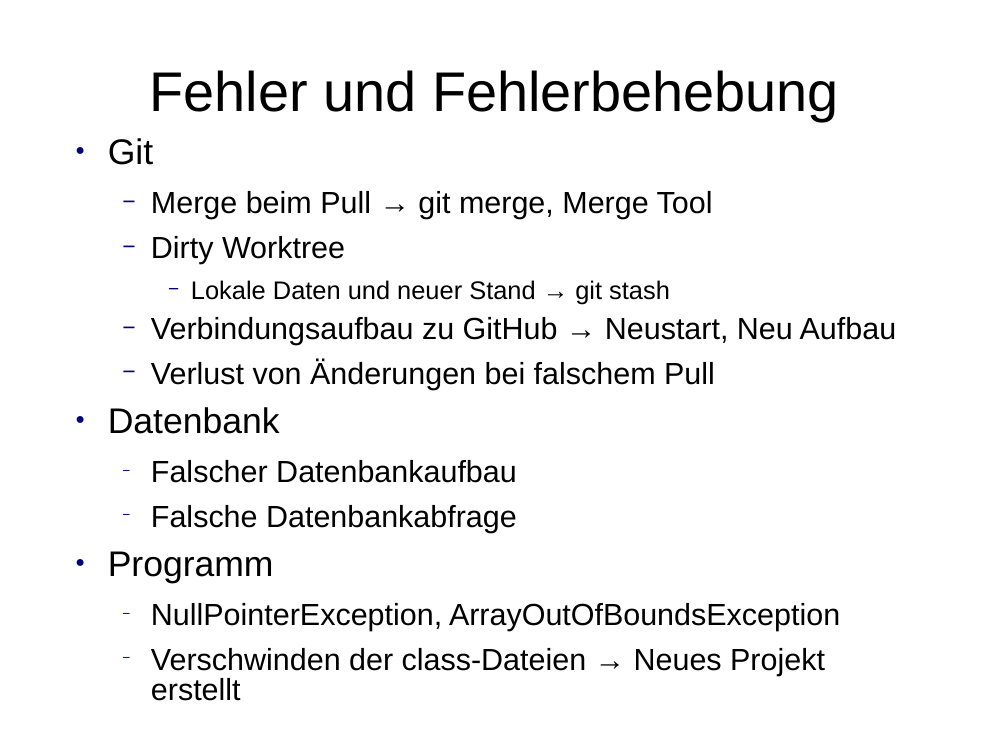
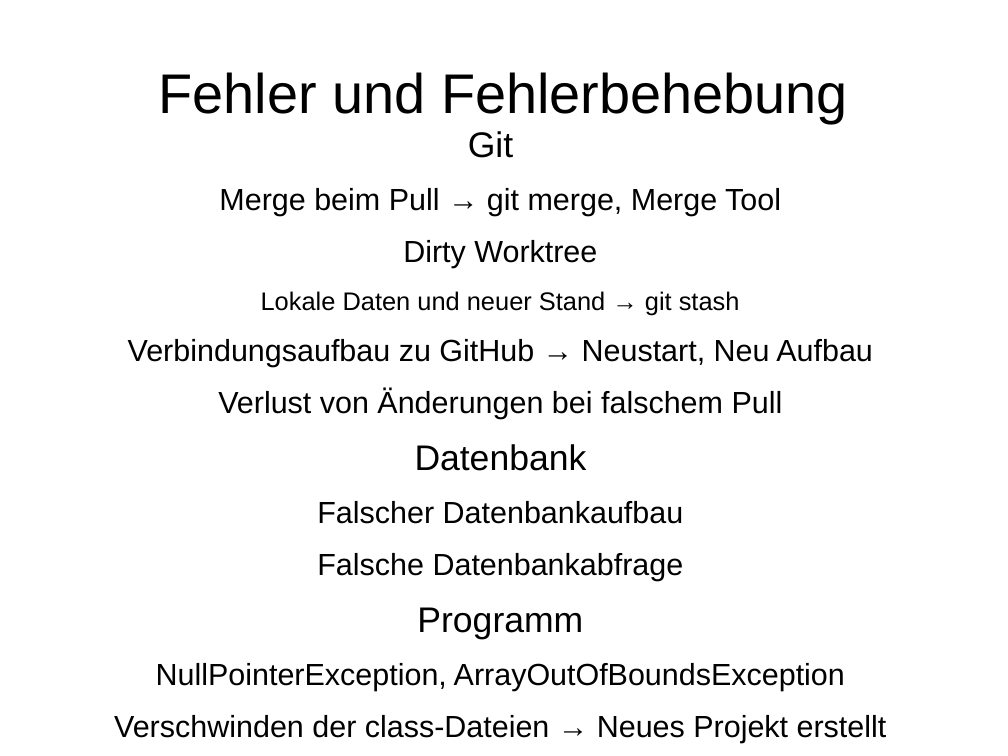
Before and after one commit to ShaniaAllhusen/Mittelstufenprojekt, a slide deck: slide 26 of Projekt-Präsentation.ppt (slide 22 before the commit). Drawn at 1008x756 pixels with LibreOffice and Linux fonts; fonts in the diff are those of the drawing. Boxes give left, top, right and bottom in pixels: in the first picture for what was removed or moved away, otherwise in the second. Text is boxed around its words. In the diff, an @@ line names an element or a change of style, - is before the commit and + after.

```diff
--- a/Projekt-Präsentation.ppt
+++ b/Projekt-Präsentation.ppt
@@ title "Fehler und Fehlerbehebung": place and size @@
-title "Fehler und Fehlerbehebung" at bbox=[150, 70, 839, 121]
+title "Fehler und Fehlerbehebung" at bbox=[159, 72, 848, 123]
@@ subtitle "Git": place and size @@
-subtitle "Git" at bbox=[108, 138, 897, 701]
+subtitle "Git" at bbox=[114, 131, 887, 743]
@@ subtitle "Git" at bbox=[114, 131, 887, 743]: alignment left to centre; bullet ● to none; line spacing 0.83 to 0.93; bullet − to none; list level 2 to 1 in "Merge beim Pull → git ..."; list level 2 to 1 in "Dirty Worktree"; list level 3 to 1 in "Lokale Daten und neuer Stand ..."; list level 2 to 1 in "Verbindungsaufbau zu GitHub → Neustart, ..."; list level 2 to 1 in "Verlust von Änderungen bei falschem ..."; list level 2 to 1 in "Falscher Datenbankaufbau"; list level 2 to 1 in "Falsche Datenbankabfrage"; list level 2 to 1 in "NullPointerException, ArrayOutOfBoundsException"; list level 2 to 1 in "Verschwinden der class-Dateien → Neues ..."; vertical alignment top to middle @@
```
Also in this commit, not shown: 5 other slides changed, 13 slides added, 12 slides removed.
